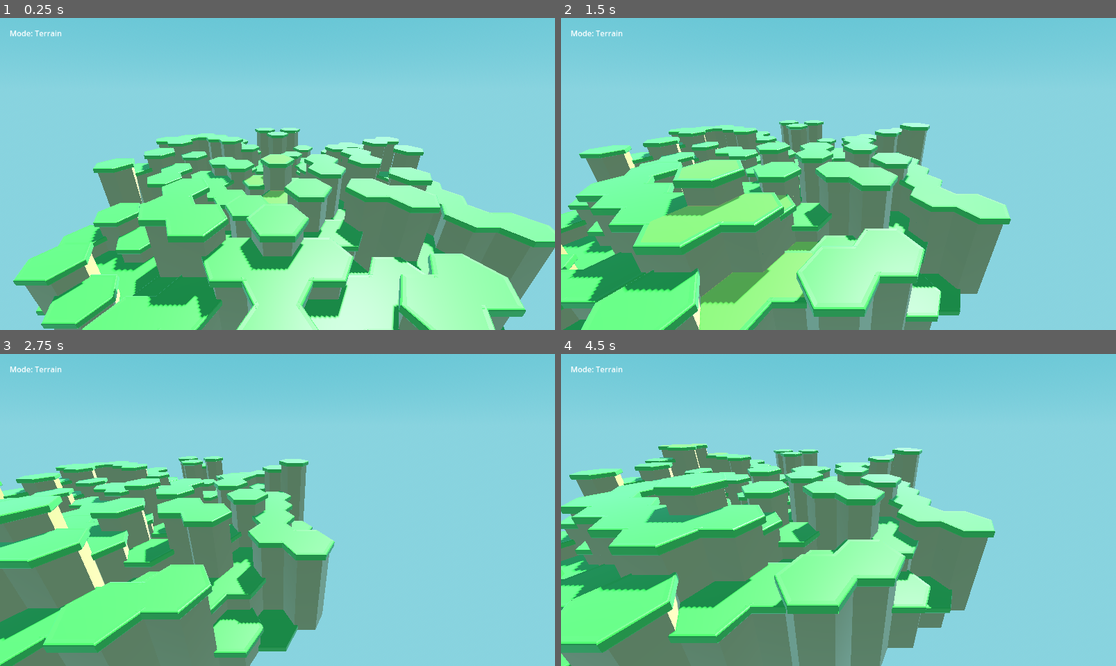
Above: before the commit, frames 1-4 (two rows, left to right).
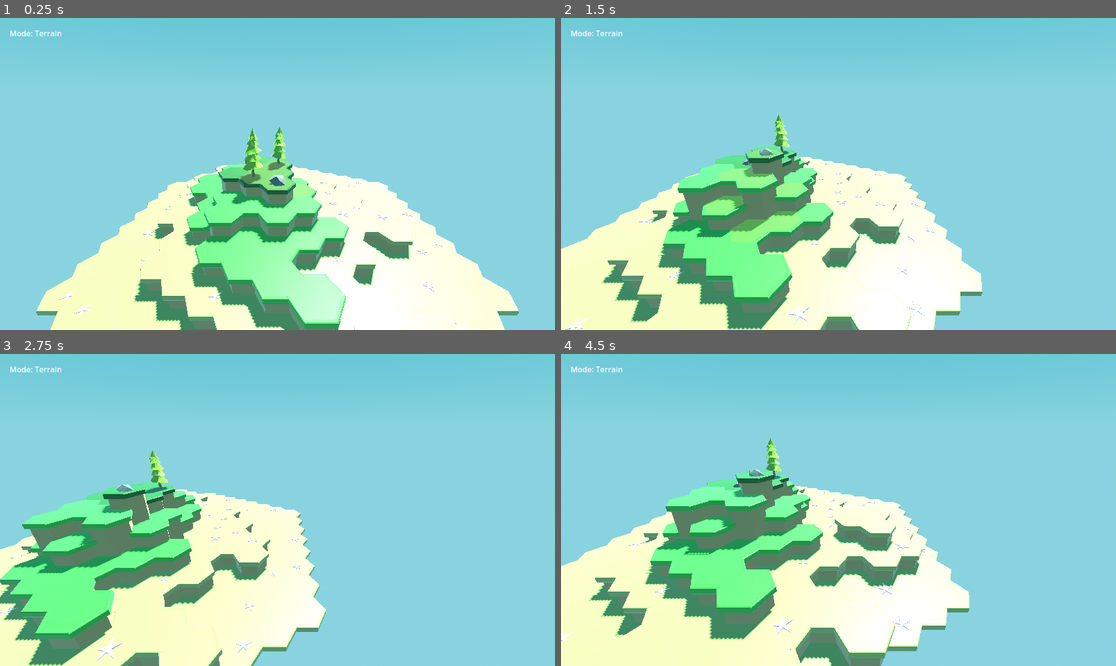
Above: after the commit, the same moments.

Repository: sixthkind/hexagon-godot
Game: Godot game, scene res://scene.tscn
Same seed, same stepped clock (60 frames per second), same inputs: the game is played once before the commit and once after it.
Inputs (mouse positions are in pixels of both pictures, inside the frame that each line leads up to):
- Up to frame 1 (0.25 s): no input
- Up to frame 2 (1.5 s): tap Enter at 0.5 s; move the mouse to (960, 158) at 0.52 s; hold D 0.53-1.25 s; tap Q at 0.6 s; click (960, 158) at 0.67 s; drag from (727, 189) to (810, 236) at 1.27 s
- Up to frame 3 (2.75 s): tap Space at 2 s; move the mouse to (333, 441) at 2.02 s; hold D from 2.03 s (still down); tap Shift at 2.1 s
- Up to frame 4 (4.5 s): release D at 2.75 s; drag from (810, 572) to (672, 463) at 2.77 s; tap Enter at 3.5 s; move the mouse to (1005, 556) at 3.52 s; hold A 3.53-4.25 s; tap Q at 3.6 s; drag from (672, 463) to (755, 432) at 4.27 s

The runs differ from the first frame. In frame 1, 42% of the frame differs, in the area x 2-100%, y 34-100%; in frame 2, 43%, in the area x 0-82%, y 30-100%; in frame 3, 32%; in frame 4, 43%.

Commit message:
Generate a default terrain

Diff:
--- a/scene.tscn
+++ b/scene.tscn
@@ -1,11 +1,13 @@
-[gd_scene load_steps=30 format=3 uid="uid://br05ybjfb7xtq"]
+[gd_scene load_steps=35 format=3 uid="uid://br05ybjfb7xtq"]
 
 [ext_resource type="Script" path="res://scripts/FreeLockCamera3D.gd" id="1_3bny6"]
 [ext_resource type="Script" path="res://scripts/World.gd" id="1_o10kw"]
 [ext_resource type="Script" path="res://scripts/TerrainType.gd" id="2_b56jq"]
 [ext_resource type="PackedScene" uid="uid://bkdnxf77bq56r" path="res://models/terrain/grass_cover.glb" id="2_s0og2"]
+[ext_resource type="Texture2D" uid="uid://cle3cmlg2jrm7" path="res://textures/height_falloff.png" id="3_itcv2"]
 [ext_resource type="PackedScene" uid="uid://dxmtvw53ncot7" path="res://models/terrain/grass_overhang.glb" id="4_0svjd"]
 [ext_resource type="PackedScene" uid="uid://b5qhdi4j2lfj4" path="res://models/terrain/dirt_terrain.glb" id="4_lnbnb"]
+[ext_resource type="Script" path="res://scripts/TerrainTypeCriteria.gd" id="4_y6omn"]
 [ext_resource type="PackedScene" uid="uid://n8tedky57mt0" path="res://scenes/hexagon.tscn" id="5_u0dwq"]
 [ext_resource type="PackedScene" uid="uid://b3okb8iouifxh" path="res://models/terrain/forest_cover.glb" id="7_sd3f2"]
 [ext_resource type="PackedScene" uid="uid://p5vps6iuy5m4" path="res://models/terrain/sand_cover.glb" id="8_6jxas"]
@@ -46,6 +48,21 @@
 dof_blur_far_transition = 10.0
 dof_blur_near_distance = 1579.76
 dof_blur_amount = 0.05
+
+[sub_resource type="Resource" id="Resource_iqeip"]
+script = ExtResource("4_y6omn")
+min_height = 0
+terrain_type_index = 2
+
+[sub_resource type="Resource" id="Resource_k5c5d"]
+script = ExtResource("4_y6omn")
+min_height = 2
+terrain_type_index = 0
+
+[sub_resource type="Resource" id="Resource_0rgap"]
+script = ExtResource("4_y6omn")
+min_height = 4
+terrain_type_index = 1
 
 [sub_resource type="Resource" id="Resource_vgnlr"]
 script = ExtResource("2_b56jq")
@@ -121,6 +138,8 @@
 [node name="World" type="Node3D" parent="."]
 script = ExtResource("1_o10kw")
 hexagon_count = 7
+height_mask = ExtResource("3_itcv2")
+terrain_type_criteria = Array[ExtResource("4_y6omn")]([SubResource("Resource_iqeip"), SubResource("Resource_k5c5d"), SubResource("Resource_0rgap")])
 terrain_types = Array[ExtResource("2_b56jq")]([SubResource("Resource_vgnlr"), SubResource("Resource_ilxcr"), SubResource("Resource_w0bmo")])
 hexagon_instance = ExtResource("5_u0dwq")
 highlight_instance = ExtResource("8_l371f")
--- /dev/null
+++ b/scripts/TerrainTypeCriteria.gd
@@ -0,0 +1,4 @@
+class_name TerrainTypeCriteria extends Resource
+
+@export_range(0, 100) var min_height: int = 0
+@export_range(0, 20) var terrain_type_index: int = 0
--- a/scripts/World.gd
+++ b/scripts/World.gd
@@ -3,6 +3,11 @@
 @export_category("World Settings")
 @export_range(0, 10) var hexagon_count: int = 3 # Radius of hexagons around center
 @export_range(1, 20) var max_hexagon_height: int = 10
+
+@export_category("Default terrain")
+@export_range(0.0001, 0.01) var noise_frequency: float = 0.001
+@export var height_mask: CompressedTexture2D
+@export var terrain_type_criteria: Array[TerrainTypeCriteria] = []
 
 @export_category("Terrain")
 @export var terrain_types: Array[TerrainType]
@@ -34,11 +39,29 @@
 		print("Invalid configuration: must have atleast 1 terrain type")
 		return false
 
+	if height_mask.get_width() != 512 or height_mask.get_height() != 512:
+		print("Height mask texture must be 512x512 pixels")
+		return false
+
+	for criteria: TerrainTypeCriteria in terrain_type_criteria:
+		if criteria.terrain_type_index >= len(terrain_types):
+			print("Invalid terrain type index in terrain type criteria")
+			return false
+
 	selected_terrain_type = terrain_types[0]
 
 	return true
 
 func generate_hexagons():
+	var texture: NoiseTexture2D = NoiseTexture2D.new()
+	var noise: FastNoiseLite = FastNoiseLite.new()
+	noise.set_seed(randi())
+	noise.set_frequency(noise_frequency)
+	texture.noise = noise
+	await texture.changed
+	var noise_image: Image = texture.get_image()
+	var mask_image: Image = height_mask.get_image()
+
 	# Generate honeycomb of hexagons
 	for q: int in range(-hexagon_count, hexagon_count + 1):
 		for r: int in range(-hexagon_count, hexagon_count + 1):
@@ -46,7 +69,21 @@
 
 			var hexagon_grid_position: Vector3 = Vector3(q, r, -q-r)
 			var hexagon_global_position: Vector2 = HexagonUtils.get_world_position(hexagon_grid_position)
-			var hexagon: Hexagon = hexagon_instance.instantiate().initialise(hexagon_grid_position, terrain_types[0], randf() < original_decoration_chance, self)
+
+			# Sample noise image to determine heighgt
+			var image_x: int = roundi((q + hexagon_count) / (2.0 * hexagon_count + 1) * noise_image.get_width())
+			var image_y: int = roundi((r + hexagon_count) / (2.0 * hexagon_count + 1) * noise_image.get_height())
+			var height: int = roundi(noise_image.get_pixel(image_x, image_y).r * mask_image.get_pixel(image_x, image_y).r * max_hexagon_height)
+
+			# Choose terrain type depending on critiera
+			var terrain_type: TerrainType = terrain_types[0]
+
+			for criteria: TerrainTypeCriteria in terrain_type_criteria:
+				if height >= criteria.min_height:
+					terrain_type = terrain_types[criteria.terrain_type_index]
+
+			var decoration: bool = randf() < original_decoration_chance
+			var hexagon: Hexagon = hexagon_instance.instantiate().initialise(hexagon_grid_position, terrain_type, decoration, height, self)
 			find_child("Hexagons").add_child(hexagon)
 			hexagon.position = MathUtils.with_y(hexagon_global_position, 0)
 			hexagons[hexagon_grid_position] = hexagon
--- a/scripts/hexagons/Hexagon.gd
+++ b/scripts/hexagons/Hexagon.gd
@@ -8,12 +8,12 @@
 
 var world: World
 
-func initialise(grid_position: Vector3, terrain_type: TerrainType, has_decoration: bool, world: World) -> Hexagon:
+func initialise(grid_position: Vector3, terrain_type: TerrainType, has_decoration: bool, height: int, world: World) -> Hexagon:
 	self.grid_position = grid_position
 	self.terrain_type = terrain_type
 	self.has_decoration = has_decoration
 	self.world = world
-	self.height = randi_range(0, 5)
+	self.height = height
 	return self
 
 func update_meshes():
Binary file added: textures/height_falloff.png
Not shown, added: textures/height_falloff.png.import
